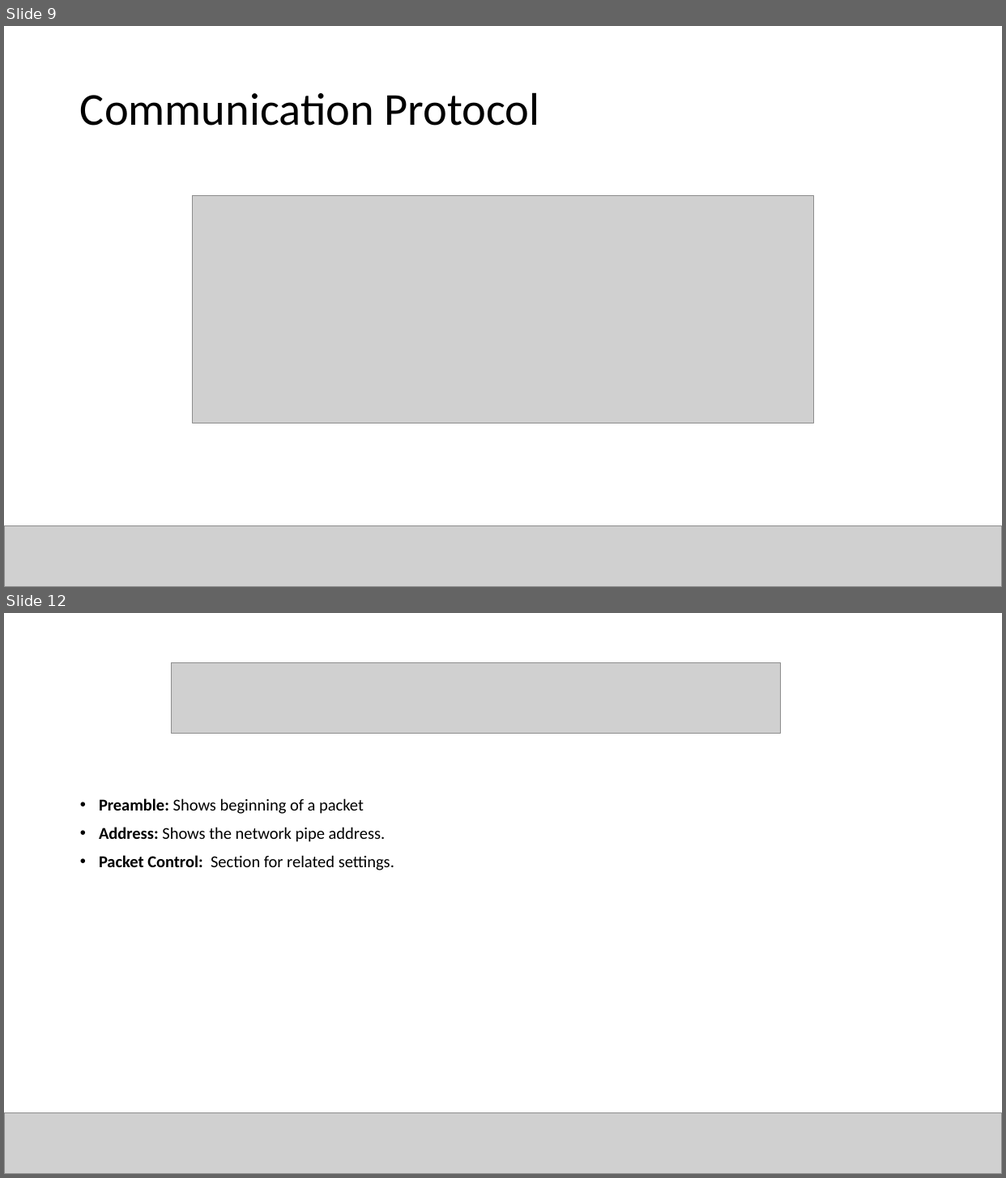
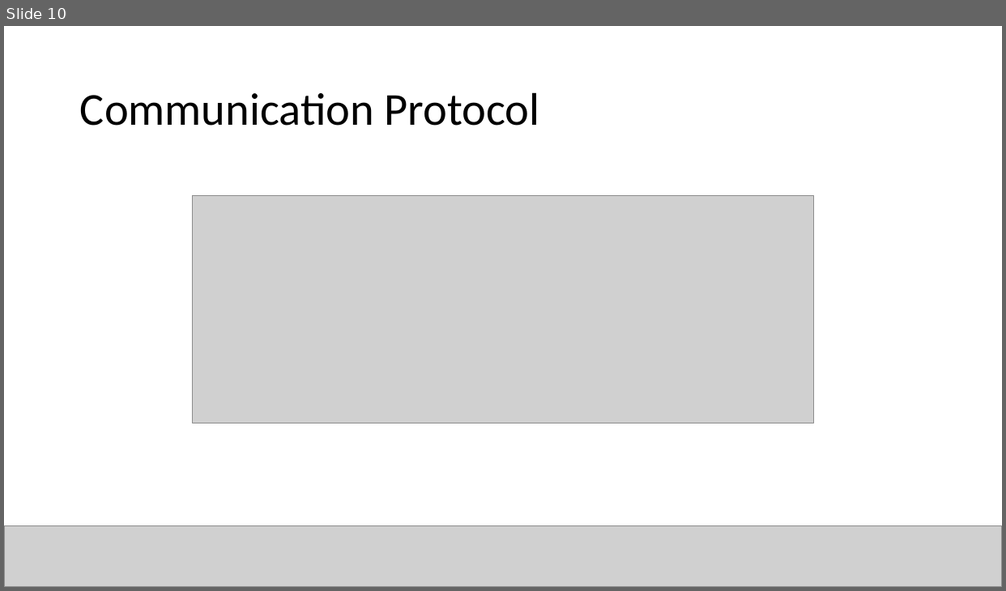
Before and after one commit to canerpotur/TROY-TECH, a slide deck: Troy Tech - Presentation/TROY - Kağan.pptx. Shown one above the other, each under a label of ours: slides 9 and 12 before the commit, slide 10 after it; the slides between them are not shown. The pictures are 1006x1178 and 1006x591 pixels, drawn with LibreOffice and Linux fonts; fonts in the diff are those of the drawing; grey boxes stand for pictures. Boxes give left, top, right and bottom in pixels: in the first picture for what was removed or moved away, otherwise in the second. Text is boxed around its words. In the diff, an @@ line names an element or a change of style, - is before the commit and + after.

```diff
--- a/Troy Tech - Presentation/TROY - Kağan.pptx
+++ b/Troy Tech - Presentation/TROY - Kağan.pptx
@@ slide 12 removed at box(4, 613, 1002, 1174), background #FFFFFF @@
@@ picture removed at box(172, 663, 781, 734) @@
@@ text removed at box(99, 798, 394, 871) @@
-• Preamble: Shows beginning of a packet
-• Address: Shows the network pipe address.
-• Packet Control: Section for related settings.
@@ picture removed at box(4, 1114, 1002, 1174) @@
@@ what was slide 9 is now slide 10 @@
```
Also in this commit, not shown: 5 slides changed, 3 slides added, 5 other slides removed.
